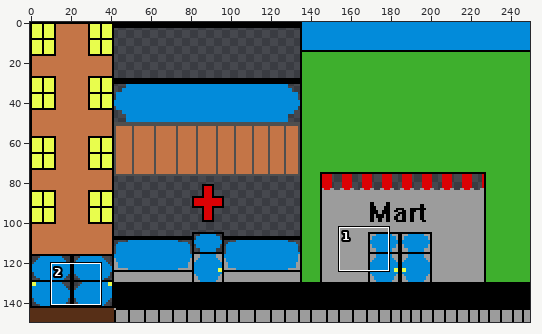
A sprite sheet gets an edit: working on level one.png. Above: a wide view before the commit, with the close-up outlined.
Close-up. As it was:
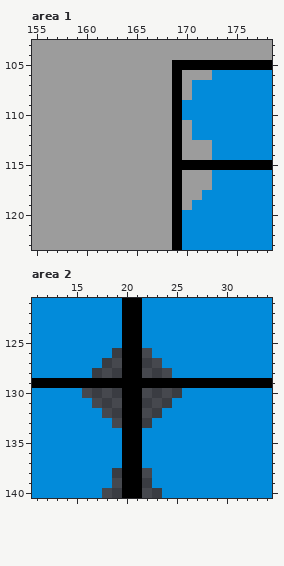
The file is 250x150 pixels. Shown: area 1: x 155..178, y 103..123; area 2: x 11..34, y 121..140. The commit also changed other parts of the picture, which this record leaves out.
And afterwards:
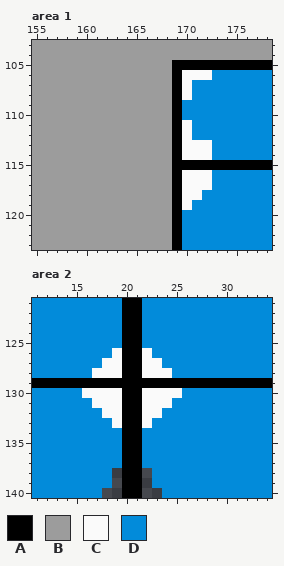
Palette (. is transparent): A #000000  B #9c9c9c  C #fafafa  D #028bda
Edits made:
--- area 1
@@ x 168..174 @@
 105 BAAAAAA
-106 BABBBDD
-107 BABDDDD
-108 BABDDDD
+106 BACCCDD
+107 BACDDDD
+108 BACDDDD
 109 BADDDDD
 110 BADDDDD
-111 BABDDDD
-112 BABDDDD
-113 BABBBDD
-114 BABBBDD
+111 BACDDDD
+112 BACDDDD
+113 BACCCDD
+114 BACCCDD
 115 BAAAAAA
-116 BABBBDD
-117 BABBBDD
-118 BABBDDD
-119 BABDDDD
+116 BACCCDD
+117 BACCCDD
+118 BACCDDD
+119 BACDDDD
 120 BADDDDD
--- area 2
@@ x 14..27 @@
 125 DDDDDDAADDDDDD
-126 DDDDD.AA.DDDDD
-127 DDDD..AA..DDDD
-128 DDD...AA...DDD
+126 DDDDDCAACDDDDD
+127 DDDDCCAACCDDDD
+128 DDDCCCAACCCDDD
 129 AAAAAAAAAAAAAA
-130 DD....AA....DD
-131 DDD...AA...DDD
-132 DDDD..AA..DDDD
-133 DDDDD.AA.DDDDD
+130 DDCCCCAACCCCDD
+131 DDDCCCAACCCDDD
+132 DDDDCCAACCDDDD
+133 DDDDDCAACDDDDD
 134 DDDDDDAADDDDDD
